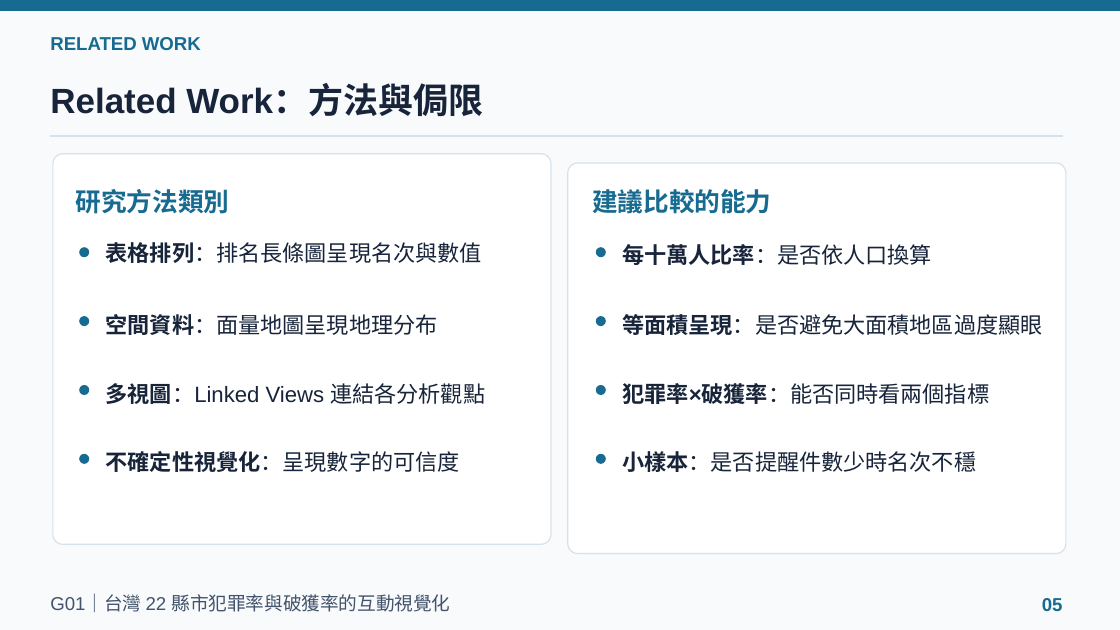
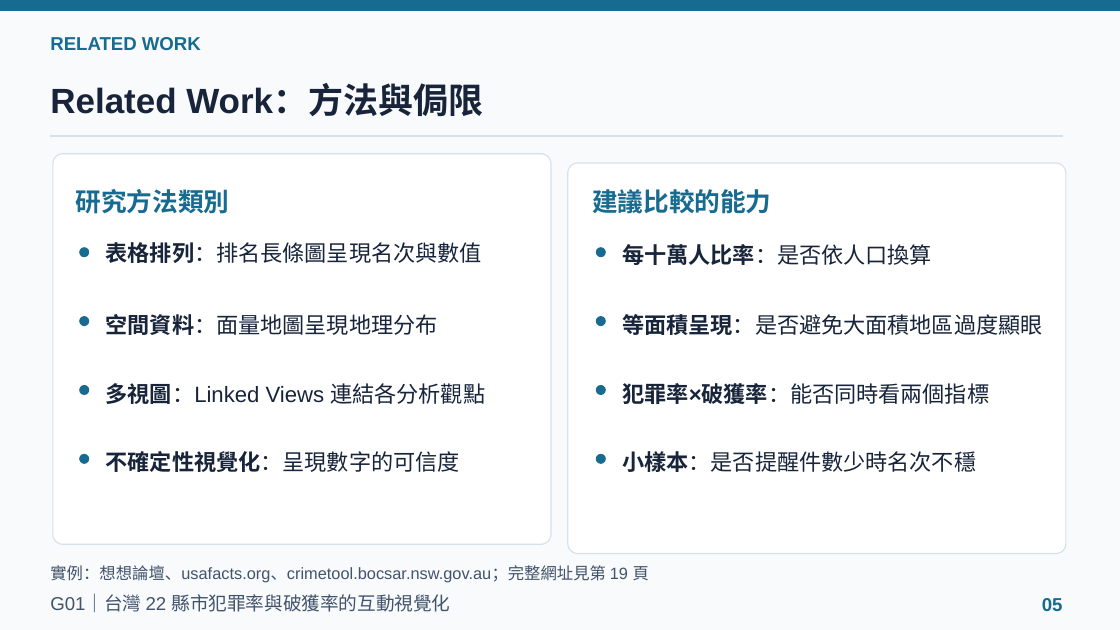
Before and after one commit to powerkaifu/taiwan-crime-rate-vis, a slide deck: slide 5 of docs/VIS_Final_Proposal_G01.pptx. Drawn at 1120x630 pixels with LibreOffice and Linux fonts; fonts in the diff are those of the drawing. Boxes give left, top, right and bottom in pixels: in the first picture for what was removed or moved away, otherwise in the second. Text is boxed around its words. In the diff, an @@ line names an element or a change of style, - is before the commit and + after.

```diff
--- a/docs/VIS_Final_Proposal_G01.pptx
+++ b/docs/VIS_Final_Proposal_G01.pptx
@@ text added at (50,565,649,583), 14 pt, text #42536B @@
+實例：想想論壇、usafacts.org、crimetool.bocsar.nsw.gov.au；完整網址見第 19 頁
```
Also in this commit, not shown: 4 other slides changed.
